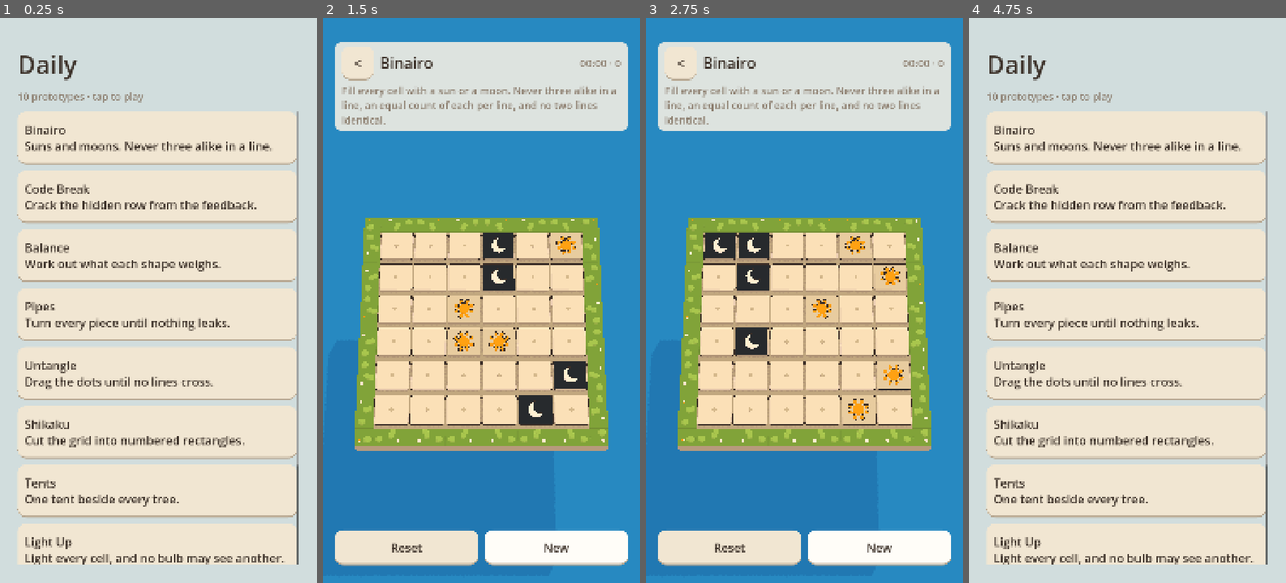
Above: before the commit, frames 1-4 (left to right).
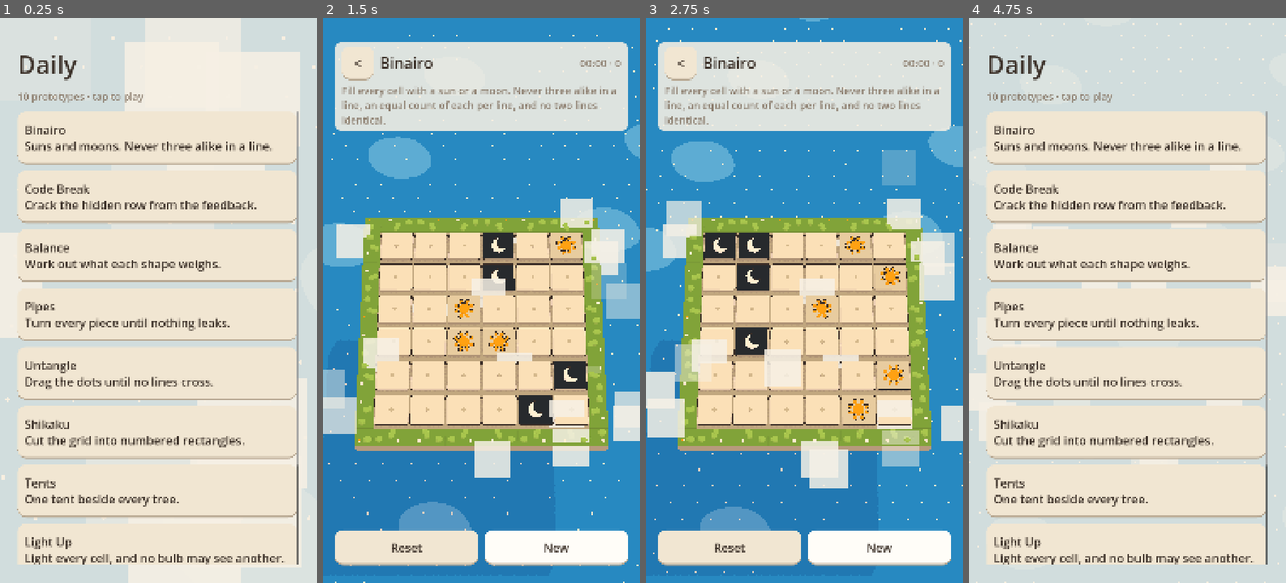
Above: after the commit, the same moments.

Repository: flavioriper/daily-games
Game: Godot game, scene res://world/main.tscn
Two runs of this game, one before a commit and one after it. Both use one fixed random seed, a clock stepped at 60 frames per second and the inputs below.
Inputs:
- Up to frame 1 (0.25 s): no input
- Up to frame 2 (1.5 s): click "Binairo Suns and moons. Never…" at 0.5 s; click "New" at 1.25 s
- Up to frame 3 (2.75 s): click "New" at 2 s
- Up to frame 4 (4.75 s): click "<" at 2.75 s; click "Balance Work out what each sh…" at 3.5 s; click "<" at 4.25 s

The runs differ from the first frame. In frame 1, 12% of the frame differs, in the area x 0-100%, y 0-100%; in frame 2, 11%; in frame 3, 13%, in the area x 0-100%, y 0-99%; in frame 4, 2.5%.

Commit message:
feat: ambient node with motion_scale global, pollen and splash; toon water shader

Diff:
--- a/core/models.gd
+++ b/core/models.gd
@@ -93,3 +93,7 @@
 		"focus_ring":
 			for mi in meshes(node):
 				mi.material_override = Placeholders.focus_material()
+		"water":
+			for mi in meshes(node):
+				for i in mi.mesh.get_surface_count():
+					mi.set_surface_override_material(i, Toon.water())
--- a/core/toon.gd
+++ b/core/toon.gd
@@ -8,6 +8,7 @@
 const TOON_SHADER := preload("res://shaders/toon.gdshader")
 const OUTLINE_SHADER := preload("res://shaders/outline.gdshader")
 const WIND_SHADER := preload("res://shaders/toon_wind.gdshader")
+const WATER_SHADER := preload("res://shaders/water.gdshader")
 const Pal = preload("res://core/palette.gd")
 
 const OUTLINE_NODE := "Outline"
@@ -23,6 +24,7 @@
 static var _outline: ShaderMaterial
 static var _cache: Dictionary = {}
 static var _wind_cache: Dictionary = {}
+static var _water: ShaderMaterial
 
 ## Three hard bands: tinted shadow, half light, full light.
 static func ramp() -> GradientTexture1D:
@@ -60,6 +62,20 @@
 	m.set_shader_parameter("shadow_tint", Pal.SHADOW_TINT)
 	_wind_cache[key] = m
 	return m
+
+## The one water material. Shared so Ambient can drive its splash uniforms
+## and every water surface shows the same ring.
+static func water() -> ShaderMaterial:
+	if _water == null:
+		_water = ShaderMaterial.new()
+		_water.shader = WATER_SHADER
+		_water.set_shader_parameter("base_color", Pal.WATER)
+		_water.set_shader_parameter("band_color", Pal.WATER_HI)
+		_water.set_shader_parameter("sparkle_color", Pal.MOON)
+		_water.set_shader_parameter("shadow_tint", Pal.SHADOW_TINT)
+		_water.set_shader_parameter("splash_origin", Vector3.ZERO)
+		_water.set_shader_parameter("splash_age", -1.0)
+	return _water
 
 static func sways(name: String) -> bool:
 	return name.contains(SWAY_MARK)
--- /dev/null
+++ b/shaders/water.gdshader
@@ -0,0 +1,52 @@
+shader_type spatial;
+render_mode cull_back, depth_draw_opaque, specular_disabled;
+
+// Toon water: hard drifting highlight stripes, a scatter of sparkle dots and
+// one splash ring the stage triggers when a board lands. Lit with the same
+// two-band step as the toon shader so the platform's shadow still falls on
+// it. Every time term is scaled by the motion_scale global so reduce-motion
+// stills it. Spec: docs/superpowers/specs/2026-09-13-binairo-polish-design.md,
+// section 4. Runs on gl_compatibility: nothing here reads depth or screen.
+
+global uniform float motion_scale;
+uniform vec4 base_color : source_color = vec4(0.18, 0.56, 0.84, 1.0);
+uniform vec4 band_color : source_color = vec4(0.37, 0.69, 0.91, 1.0);
+uniform vec4 sparkle_color : source_color = vec4(0.96, 0.95, 0.90, 1.0);
+uniform vec4 shadow_tint : source_color = vec4(0.72, 0.65, 0.77, 1.0);
+uniform vec3 splash_origin = vec3(0.0);
+// Seconds since the splash began; negative means no splash. Driven by
+// world/ambient.gd from its own clock so the ring is deterministic.
+uniform float splash_age = -1.0;
+
+varying vec3 world_pos;
+
+void vertex() {
+	world_pos = (MODEL_MATRIX * vec4(VERTEX, 1.0)).xyz;
+}
+
+void fragment() {
+	float t = TIME * motion_scale;
+	vec2 p = world_pos.xz;
+	float b = sin(dot(p, vec2(0.80, 0.45)) * 0.9 + t * 0.35)
+			+ 0.5 * sin(dot(p, vec2(-0.35, 0.90)) * 1.7 - t * 0.5);
+	float band = step(1.1, b);
+	float s = sin(p.x * 7.3 + t * 1.3) * sin(p.y * 6.1 - t * 0.9);
+	float spark = step(0.985, s);
+	vec3 col = mix(base_color.rgb, band_color.rgb, band);
+	col = mix(col, sparkle_color.rgb, spark);
+	if (splash_age >= 0.0 && splash_age < 2.0) {
+		float d = distance(p, splash_origin.xz);
+		float ring = step(abs(d - splash_age * 3.0), 0.15) * (1.0 - splash_age / 2.0);
+		col = mix(col, band_color.rgb, ring);
+	}
+	ALBEDO = col;
+	ROUGHNESS = 1.0;
+	SPECULAR = 0.0;
+}
+
+void light() {
+	float ndl = dot(normalize(NORMAL), normalize(LIGHT));
+	float t = clamp(ndl * 0.5 + 0.5, 0.0, 1.0) * clamp(ATTENUATION, 0.0, 1.0);
+	float band = step(0.5, t);
+	DIFFUSE_LIGHT += LIGHT_COLOR / PI * mix(shadow_tint.rgb, vec3(1.0), band);
+}
--- a/tests/run_tests.gd
+++ b/tests/run_tests.gd
@@ -16,6 +16,7 @@
 		"board_math": "res://tests/test_board_math.gd",
 		"toon": "res://tests/test_toon.gd",
 		"motion": "res://tests/test_motion.gd",
+		"ambient": "res://tests/test_ambient.gd",
 		"models": "res://tests/test_models.gd",
 		"platform": "res://tests/test_platform.gd",
 		"binairo": "res://tests/test_binairo.gd",
--- /dev/null
+++ b/tests/test_ambient.gd
@@ -0,0 +1,72 @@
+extends RefCounted
+
+## The world's continuous motion and its one switch (polish spec, section 4):
+## the Ambient node the stage creates, its pollen, the splash clock on the
+## water material, and the motion_scale value reduce-motion drives to zero.
+## Needs a live tree (the stage builds in _ready), so this runs from run_in_tree.
+
+const Stage = preload("res://world/stage.gd")
+const Ambient = preload("res://world/ambient.gd")
+const Motion = preload("res://core/motion.gd")
+const Toon = preload("res://core/toon.gd")
+
+static func run_in_tree(t) -> void:
+	var root: Node = (Engine.get_main_loop() as SceneTree).root
+	Motion.reduce = false
+	var stage: Node3D = Stage.new()
+	root.add_child(stage)
+	_test_stage_owns_ambient(t, stage)
+	_test_pollen(t, stage.ambient)
+	_test_refresh(t, stage.ambient)
+	_test_splash(t, stage.ambient)
+	_test_fit_to(t, stage.ambient)
+	Motion.reduce = false
+	root.remove_child(stage)
+	stage.free()
+
+static func _test_stage_owns_ambient(t, stage) -> void:
+	t.check(stage.ambient != null and stage.ambient.get_parent() == stage, "stage creates an Ambient child")
+	t.check(stage.get_node_or_null("Ambient") == stage.ambient, "the Ambient node is named Ambient")
+	t.check(is_equal_approx(Ambient.motion_scale(), 1.0), "motion_scale is 1 when the world moves")
+
+static func _test_pollen(t, ambient) -> void:
+	var p: CPUParticles3D = ambient.pollen
+	t.check(p != null and p.get_parent() == ambient, "ambient owns a pollen emitter")
+	t.eq(p.amount, Ambient.POLLEN_AMOUNT, "two dozen specks")
+	t.check(is_equal_approx(p.lifetime, Ambient.POLLEN_LIFETIME) and is_equal_approx(p.preprocess, Ambient.POLLEN_LIFETIME), "six-second lives, pre-rolled so the air is full on frame one")
+	t.check(p.emitting and p.visible, "pollen drifts by default")
+	t.check(p.emission_shape == CPUParticles3D.EMISSION_SHAPE_BOX, "pollen spawns in a box")
+	t.check(p.gravity.is_zero_approx(), "pollen has no gravity; it sinks by its direction")
+	t.check(p.cast_shadow == GeometryInstance3D.SHADOW_CASTING_SETTING_OFF, "specks cast no shadow")
+
+static func _test_refresh(t, ambient) -> void:
+	Motion.reduce = true
+	ambient.refresh()
+	t.check(is_zero_approx(Ambient.motion_scale()), "motion_scale is 0 under reduce-motion")
+	t.check(not ambient.pollen.emitting and not ambient.pollen.visible, "reduce-motion stops and hides the pollen")
+	Motion.reduce = false
+	ambient.refresh()
+	t.check(ambient.pollen.emitting and ambient.pollen.visible, "clearing reduce-motion restarts the pollen")
+
+static func _test_splash(t, ambient) -> void:
+	var water: ShaderMaterial = Toon.water()
+	t.check(ambient.splash_age() < 0.0, "no splash at rest")
+	ambient.splash(Vector3(1.0, -4.0, 2.0))
+	t.check(is_zero_approx(ambient.splash_age()), "splash starts its clock at zero")
+	t.check(Vector3(water.get_shader_parameter("splash_origin")).is_equal_approx(Vector3(1.0, -4.0, 2.0)), "splash origin reaches the water material")
+	ambient._process(0.5)
+	t.check(is_equal_approx(ambient.splash_age(), 0.5), "the clock advances with process time")
+	t.check(is_equal_approx(float(water.get_shader_parameter("splash_age")), 0.5), "the water material sees the age")
+	ambient._process(Ambient.SPLASH_TIME)
+	t.check(ambient.splash_age() < 0.0, "the splash ends after SPLASH_TIME")
+	t.check(float(water.get_shader_parameter("splash_age")) < 0.0, "the water material sees the end")
+	Motion.reduce = true
+	ambient.splash(Vector3.ZERO)
+	t.check(ambient.splash_age() < 0.0, "reduce-motion skips the splash")
+	Motion.reduce = false
+
+static func _test_fit_to(t, ambient) -> void:
+	ambient.fit_to(AABB(Vector3(-3.0, -0.6, -3.0), Vector3(6.0, 1.1, 6.0)))
+	var p: CPUParticles3D = ambient.pollen
+	t.check(p.position.is_equal_approx(Vector3(0.0, 1.5, 0.0)), "pollen floats one cell above the board's top (%s)" % p.position)
+	t.check(p.emission_box_extents.is_equal_approx(Vector3(4.0, 0.2, 4.0)), "pollen volume is the board plus a one-cell margin, 0.4 tall (%s)" % p.emission_box_extents)
--- a/tests/test_models.gd
+++ b/tests/test_models.gd
@@ -16,6 +16,7 @@
 	_test_tint_and_height(t)
 	_test_focus_ring(t)
 	_test_rim_sways(t)
+	_test_water_material(t)
 
 ## Root-space min/max of every face vertex under `root`, outline shells excluded.
 static func _bounds(root: Node3D) -> Array:
@@ -185,3 +186,12 @@
 					wind += 1
 		t.eq(wind, 3, "%s has three swaying surfaces" % slot)
 		piece.free()
+
+## The water slot always wears the water shader (polish spec, section 4),
+## placeholder or export, so the stage never shows a plain toon plane.
+static func _test_water_material(t) -> void:
+	var water = Models.instance("water")
+	var over = Models.meshes(water)[0].get_surface_override_material(0)
+	t.check(over is ShaderMaterial and over.shader == Toon.WATER_SHADER, "water slot carries the water shader")
+	t.check(over == Toon.water(), "the water material is the shared instance Ambient drives")
+	water.free()
--- /dev/null
+++ b/world/ambient.gd
@@ -0,0 +1,117 @@
+extends Node3D
+
+## The world's continuous motion and the one switch that stills it: the
+## motion_scale global every ambient shader reads, the pollen drifting over
+## the board, and the splash ring on the water. The stage creates one of
+## these as "Ambient". Spec: docs/superpowers/specs/2026-09-13-binairo-polish-design.md,
+## section 4.
+
+const Motion = preload("res://core/motion.gd")
+const Toon = preload("res://core/toon.gd")
+const Pal = preload("res://core/palette.gd")
+
+## Global shader parameter, declared in project.godot [shader_globals].
+const GLOBAL := "motion_scale"
+const SPLASH_TIME := 2.0
+const SPLASH_SPEED := 3.0
+const POLLEN_AMOUNT := 24
+const POLLEN_LIFETIME := 6.0
+
+var pollen: CPUParticles3D
+var _splash_age := -1.0
+
+func _ready() -> void:
+	_ensure_global()
+	pollen = _make_pollen()
+	add_child(pollen)
+	refresh()
+	set_process(false)
+
+## Declares the global if project.godot has not (a stripped test project),
+## never twice: RenderingServer errors on a duplicate.
+static func _ensure_global() -> void:
+	if not RenderingServer.global_shader_parameter_get_list().has(GLOBAL):
+		RenderingServer.global_shader_parameter_add(GLOBAL, RenderingServer.GLOBAL_VAR_TYPE_FLOAT, 1.0)
+
+## 1 when the world moves, 0 under reduce-motion.
+static func motion_scale() -> float:
+	return 0.0 if Motion.reduce else 1.0
+
+## Re-reads Motion.reduce: sets the shader global and starts or stills the
+## pollen. Call after the flag changes.
+func refresh() -> void:
+	RenderingServer.global_shader_parameter_set(GLOBAL, motion_scale())
+	var on := not Motion.reduce
+	if on and not pollen.emitting:
+		pollen.restart()
+	pollen.emitting = on
+	pollen.visible = on
+
+## Sizes the pollen volume to a board: its footprint plus a one-cell margin,
+## one cell above its top, 0.4 tall. The stage calls this from fit_camera.
+func fit_to(aabb: AABB) -> void:
+	var c := aabb.get_center()
+	pollen.position = Vector3(c.x, aabb.end.y + 1.0, c.z)
+	pollen.emission_box_extents = Vector3(aabb.size.x * 0.5 + 1.0, 0.2, aabb.size.z * 0.5 + 1.0)
+
+## Rings the water around `origin` (only its x and z matter). Nothing under
+## reduce-motion.
+func splash(origin: Vector3) -> void:
+	if Motion.reduce:
+		return
+	Toon.water().set_shader_parameter("splash_origin", origin)
+	_splash_age = 0.0
+	Toon.water().set_shader_parameter("splash_age", _splash_age)
+	set_process(true)
+
+func splash_age() -> float:
+	return _splash_age
+
+func _process(delta: float) -> void:
+	if _splash_age < 0.0:
+		set_process(false)
+		return
+	_splash_age += delta
+	if _splash_age >= SPLASH_TIME:
+		_splash_age = -1.0
+		set_process(false)
+	Toon.water().set_shader_parameter("splash_age", _splash_age)
+
+func _make_pollen() -> CPUParticles3D:
+	var p := CPUParticles3D.new()
+	p.name = "Pollen"
+	p.amount = POLLEN_AMOUNT
+	p.lifetime = POLLEN_LIFETIME
+	p.preprocess = POLLEN_LIFETIME
+	p.emission_shape = CPUParticles3D.EMISSION_SHAPE_BOX
+	p.emission_box_extents = Vector3(4.0, 0.2, 4.0)
+	p.direction = Vector3(1.0, -0.15, 0.2)
+	p.spread = 20.0
+	p.initial_velocity_min = 0.08
+	p.initial_velocity_max = 0.16
+	p.gravity = Vector3.ZERO
+	p.scale_amount_min = 0.025
+	p.scale_amount_max = 0.04
+	var ramp := Gradient.new()
+	ramp.offsets = PackedFloat32Array([0.0, 0.15, 0.85, 1.0])
+	ramp.colors = PackedColorArray([Color(Pal.MOON, 0.0), Color(Pal.MOON, 0.85), Color(Pal.MOON, 0.85), Color(Pal.MOON, 0.0)])
+	p.color_ramp = ramp
+	p.mesh = speck_mesh()
+	p.cast_shadow = GeometryInstance3D.SHADOW_CASTING_SETTING_OFF
+	return p
+
+## A unit billboard quad that takes the particle's colour, for pollen and
+## for the one-shot effects in world/fx.gd.
+static func speck_mesh(texture: Texture2D = null) -> QuadMesh:
+	var q := QuadMesh.new()
+	q.size = Vector2.ONE
+	var m := StandardMaterial3D.new()
+	m.shading_mode = BaseMaterial3D.SHADING_MODE_UNSHADED
+	m.transparency = BaseMaterial3D.TRANSPARENCY_ALPHA
+	m.billboard_mode = BaseMaterial3D.BILLBOARD_ENABLED
+	m.vertex_color_use_as_albedo = true
+	m.albedo_color = Color.WHITE
+	if texture != null:
+		m.albedo_texture = texture
+	q.material = m
+	return q
--- a/world/stage.gd
+++ b/world/stage.gd
@@ -1,12 +1,15 @@
 extends Node3D
 
 ## The island diorama every board floats in: camera rig, warm sun, blue sky,
-## water far below. Boards find this through the "stage" group, mount their
+## water far below, and the Ambient node that keeps the world moving. Boards
+## find this through the "stage" group, mount their
 ## Node3D here, and bring their own stone platform.
 
 const Pal = preload("res://core/palette.gd")
 const Models = preload("res://core/models.gd")
 const CameraRig = preload("res://world/camera_rig.gd")
+const Ambient = preload("res://world/ambient.gd")
+const Motion = preload("res://core/motion.gd")
 
 const WATER_DEPTH := 4.0
 
@@ -14,8 +17,10 @@
 var sun: DirectionalLight3D
 var anchor: Node3D
 var water: Node3D
+var ambient: Node3D
 
 func _ready() -> void:
+	Motion.load_settings()
 	add_to_group("stage")
 
 	rig = CameraRig.new()
@@ -68,6 +73,10 @@
 	anchor.name = "BoardAnchor"
 	add_child(anchor)
 
+	ambient = Ambient.new()
+	ambient.name = "Ambient"
+	add_child(ambient)
+
 func mount(board: Node3D) -> void:
 	anchor.add_child(board)
 
@@ -77,3 +86,8 @@
 
 func fit_camera(aabb: AABB, rect: Rect2) -> void:
 	rig.fit(aabb, rect)
+	ambient.fit_to(aabb)
+
+## Rings the water under a board that has just landed.
+func splash(origin: Vector3) -> void:
+	ambient.splash(origin)
Not shown, added: shaders/water.gdshader.uid
Not shown, added: tests/test_ambient.gd.uid
Not shown, added: world/ambient.gd.uid
